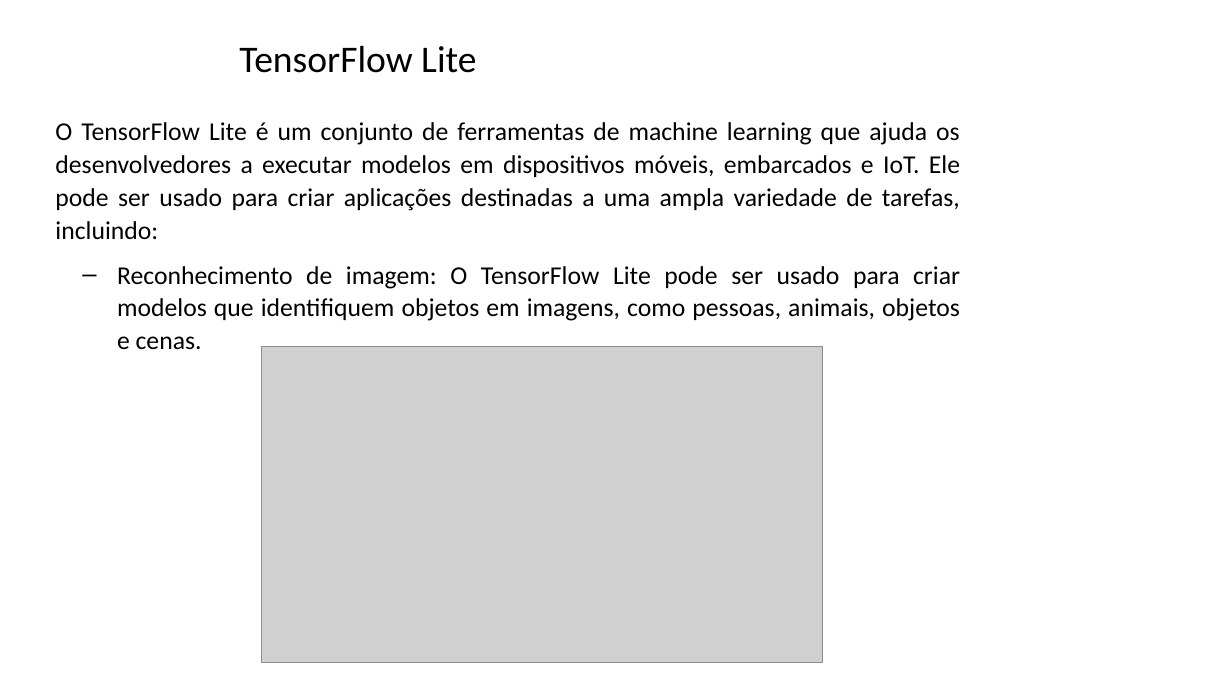
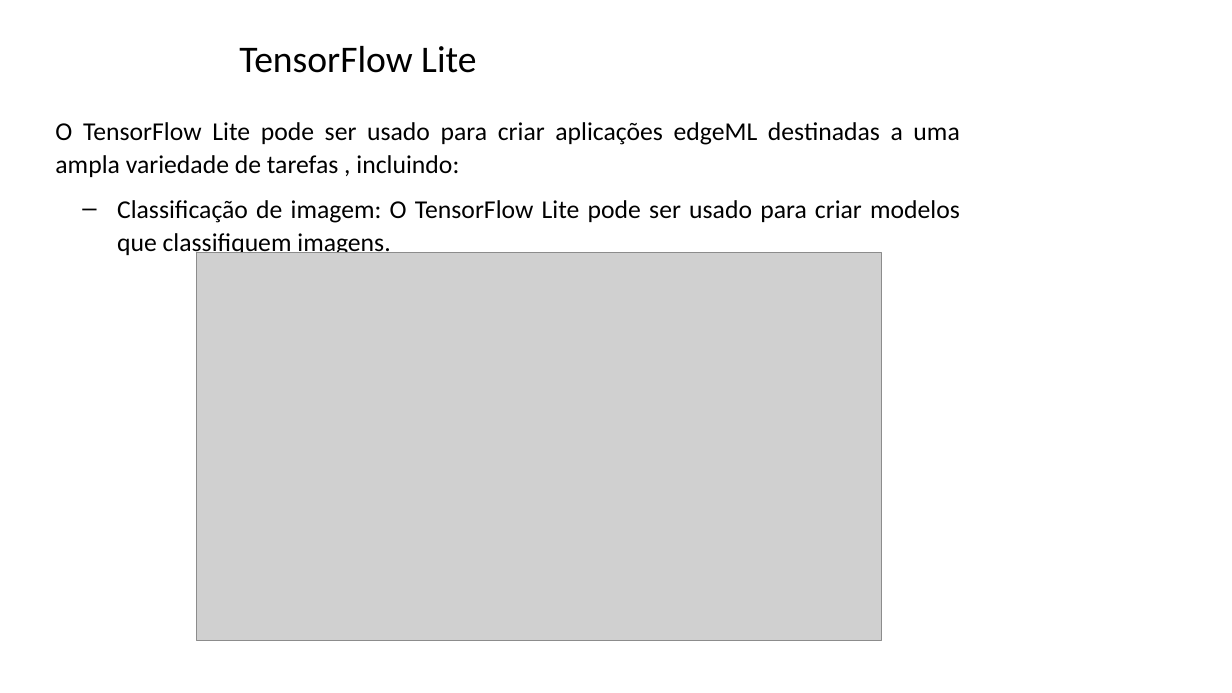
Before and after one commit to zz4fap/tp557-iot-ml, a slide deck: slide 22 of slides/TP557_14_introducao_tensorflowlite.pptx. Drawn at 1232x693 pixels with LibreOffice and Linux fonts; fonts in the diff are those of the drawing; grey boxes stand for pictures; background and template pictures are left out. Boxes give left, top, right and bottom in pixels: in the first picture for what was removed or moved away, otherwise in the second. Text is boxed around its words. In the diff, an @@ line names an element or a change of style, - is before the commit and + after.

```diff
--- a/slides/TP557_14_introducao_tensorflowlite.pptx
+++ b/slides/TP557_14_introducao_tensorflowlite.pptx
@@ text at [55, 122, 960, 257]: text changed @@
-O TensorFlow Lite é um conjunto de ferramentas de machine learning que ajuda os desenvolvedores a executar modelos em dispositivos móveis, embarcados e IoT. Ele pode ser usado para criar aplicações destinadas a uma ampla variedade de tarefas, incluindo:
-  – Reconhecimento de imagem: O TensorFlow Lite pode ser usado para criar modelos que identifiquem objetos em imagens, como pessoas, animais, objetos e cenas.
+O TensorFlow Lite pode ser usado para criar aplicações edgeML destinadas a uma ampla variedade de tarefas , incluindo:
+  – Classificação de imagem: O TensorFlow Lite pode ser usado para criar modelos que classifiquem imagens.
@@ picture: place and size @@
-picture at [262, 347, 823, 662]
+picture at [197, 252, 882, 640]
```
Also in this commit, not shown: 5 other slides changed, 1 other file.
